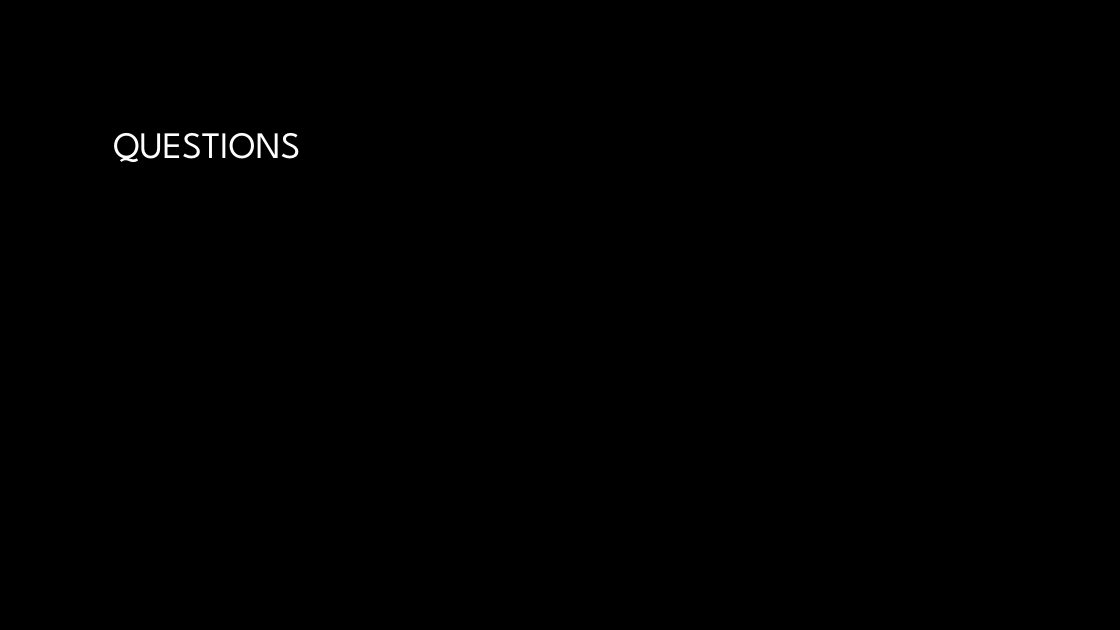
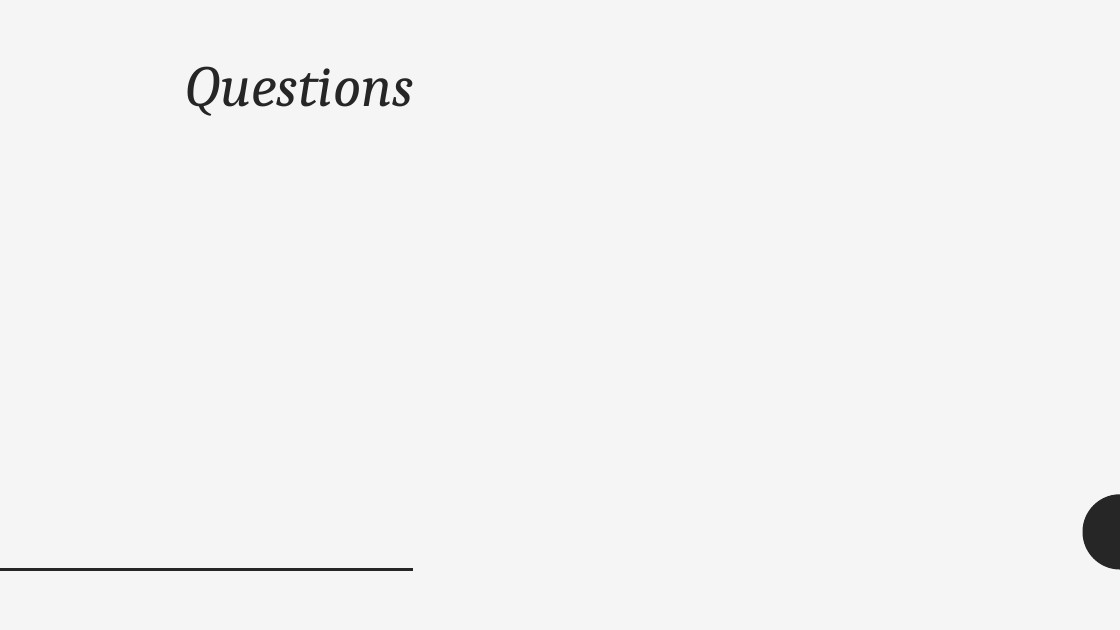
Before and after one commit to kpuryear/Puryear_Metis, a slide deck: slide 14 of Project2/Project2_Powerpoint.pptx (slide 9 before the commit). Drawn at 1120x630 pixels with LibreOffice and Linux fonts; fonts in the diff are those of the drawing; background and template pictures are left out. Boxes give left, top, right and bottom in pixels: in the first picture for what was removed or moved away, otherwise in the second. Text is boxed around its words. In the diff, an @@ line names an element or a change of style, - is before the commit and + after.

```diff
--- a/Project2/Project2_Powerpoint.pptx
+++ b/Project2/Project2_Powerpoint.pptx
@@ background picture (left out) to #F5F5F5 @@
@@ title "Questions" at (185,66,414,116): vertical alignment middle to top @@
@@ title at (185,66,414,116): text changed; size 32 to 50 pt; font League Spartan to Cambria; text colour gradient #FFFFFF to #A6A6A6 to #262626; italic on @@
-QUESTIONS
+Questions
@@ freeform shape added at (1083,494,1120,570), fill #262626 @@
@@ line added from (0, 570) to (413, 570), #262626 2 pt @@
```
Also in this commit, not shown: 8 other slides changed, 5 slides added, 5 other files.
